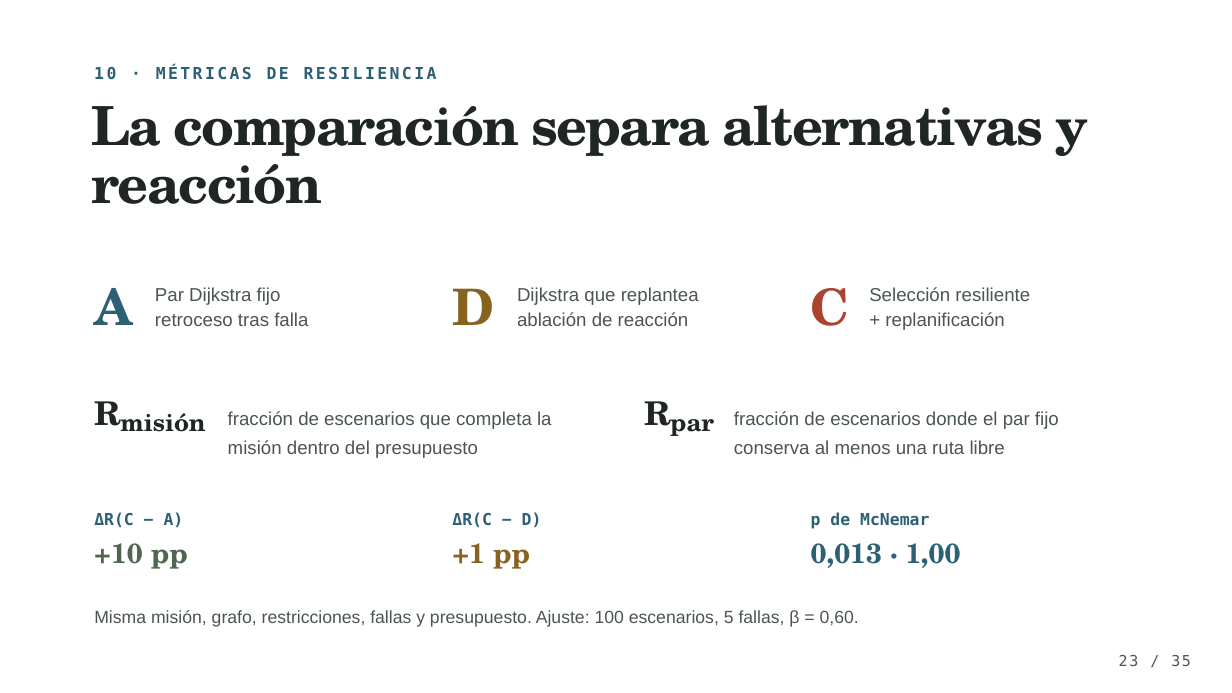
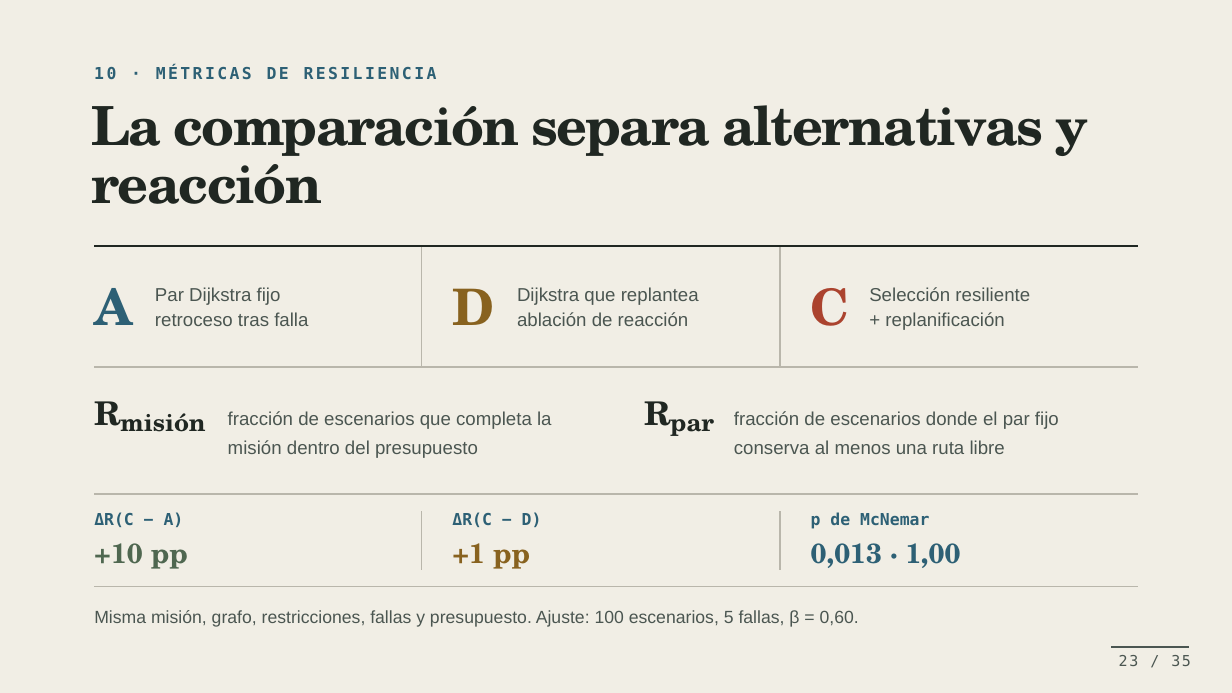
Before and after one commit to Aropoint/AlgoritmosRuteo, a slide deck: slide 23 of 05_T2/Cuando un tramo se bloquea.pptx. Drawn at 1232x693 pixels with LibreOffice and Linux fonts; fonts in the diff are those of the drawing; background and template pictures are left out. Boxes give left, top, right and bottom in pixels: in the first picture for what was removed or moved away, otherwise in the second. Text is boxed around its words. In the diff, an @@ line names an element or a change of style, - is before the commit and + after.

```diff
--- a/05_T2/Cuando un tramo se bloquea.pptx
+++ b/05_T2/Cuando un tramo se bloquea.pptx
@@ background picture (left out) to #F1EEE5 @@
@@ freeform shape added at (95,245,1138,248), fill #202722 @@
@@ freeform shape added at (95,248,1138,588), fill #B9B6AB @@
@@ freeform shape added at (1111,647,1189,648), fill #4B5651 @@
```
Also in this commit, not shown: 30 other slides changed, 12 other files.
